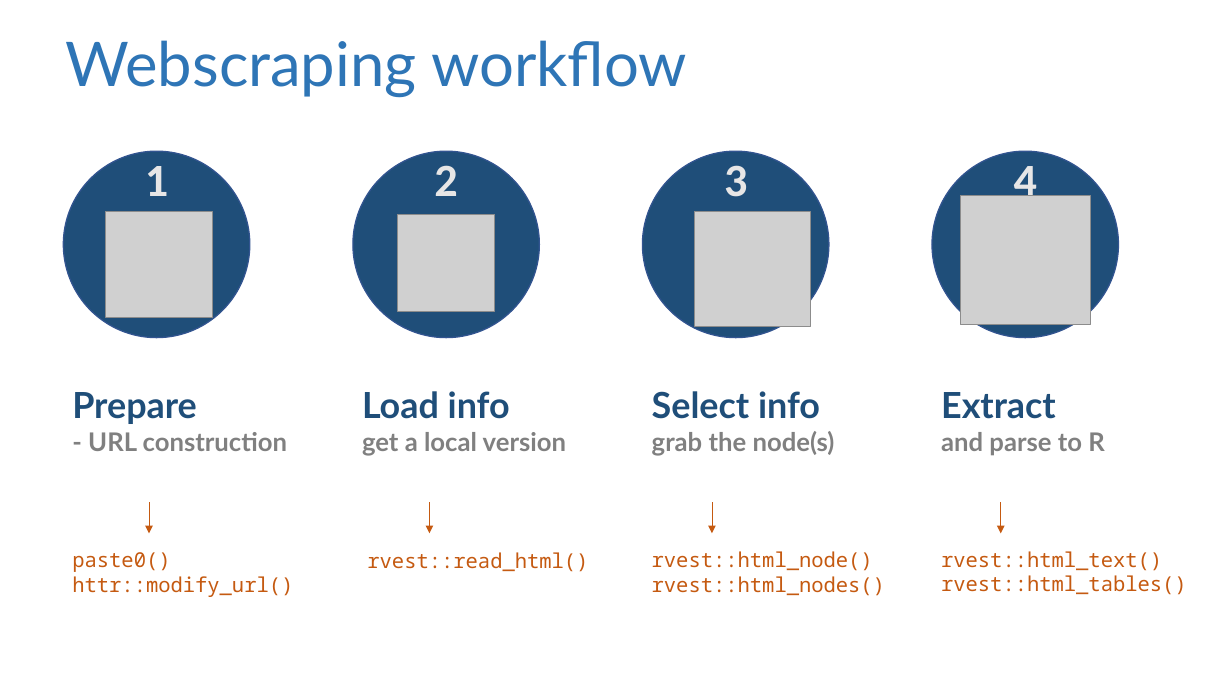
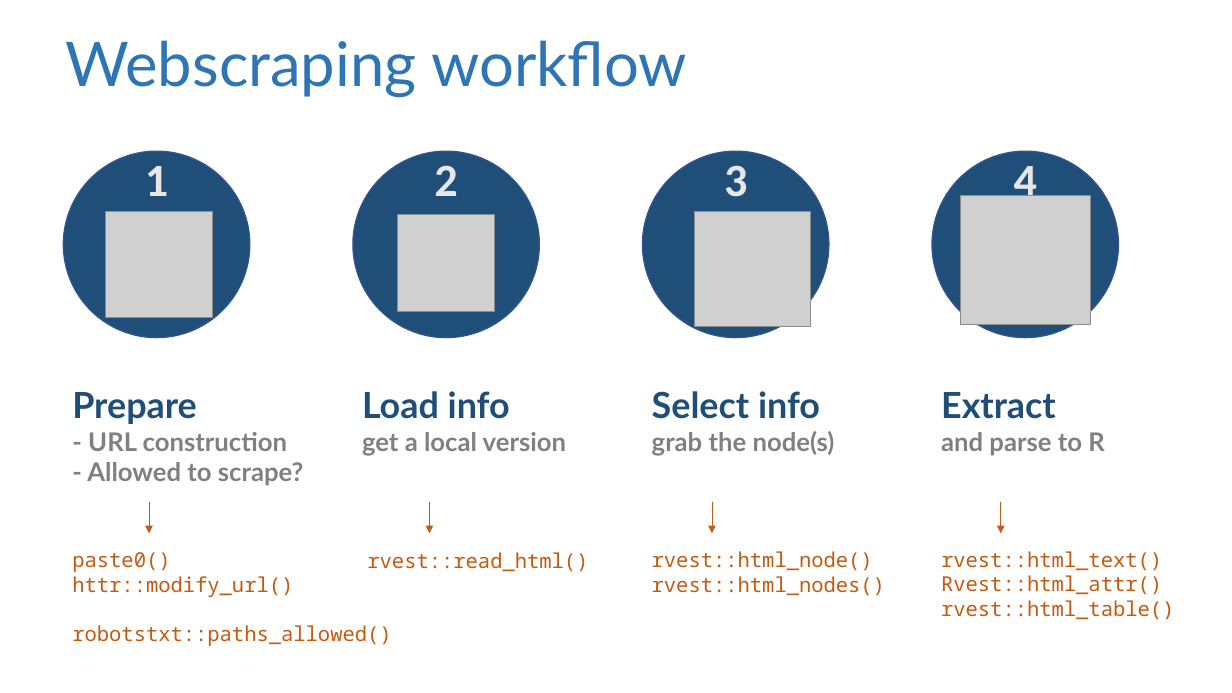
Before and after one commit to suzanbaert/2018_RLadiesWorkshop_API_Webscraping, a slide deck: slide 7 of images/Images_pptx.pptx. Drawn at 1232x693 pixels with LibreOffice and Linux fonts; fonts in the diff are those of the drawing; grey boxes stand for pictures. Boxes give left, top, right and bottom in pixels: in the first picture for what was removed or moved away, otherwise in the second. Text is boxed around its words. In the diff, an @@ line names an element or a change of style, - is before the commit and + after.

Commit message:
update robotstxt in images

```diff
--- a/images/Images_pptx.pptx
+++ b/images/Images_pptx.pptx
@@ text at (87, 462, 304, 485): paragraph added @@
+- Allowed to scrape?
@@ text at (941, 575, 1174, 620): text changed @@
-rvest::html_tables()
+Rvest::html_attr()
+rvest::html_table()
@@ text at (72, 625, 391, 646): paragraph added @@
+robotstxt::paths_allowed()
```
Also in this commit, not shown: 1 other slide changed, 2 other files.
